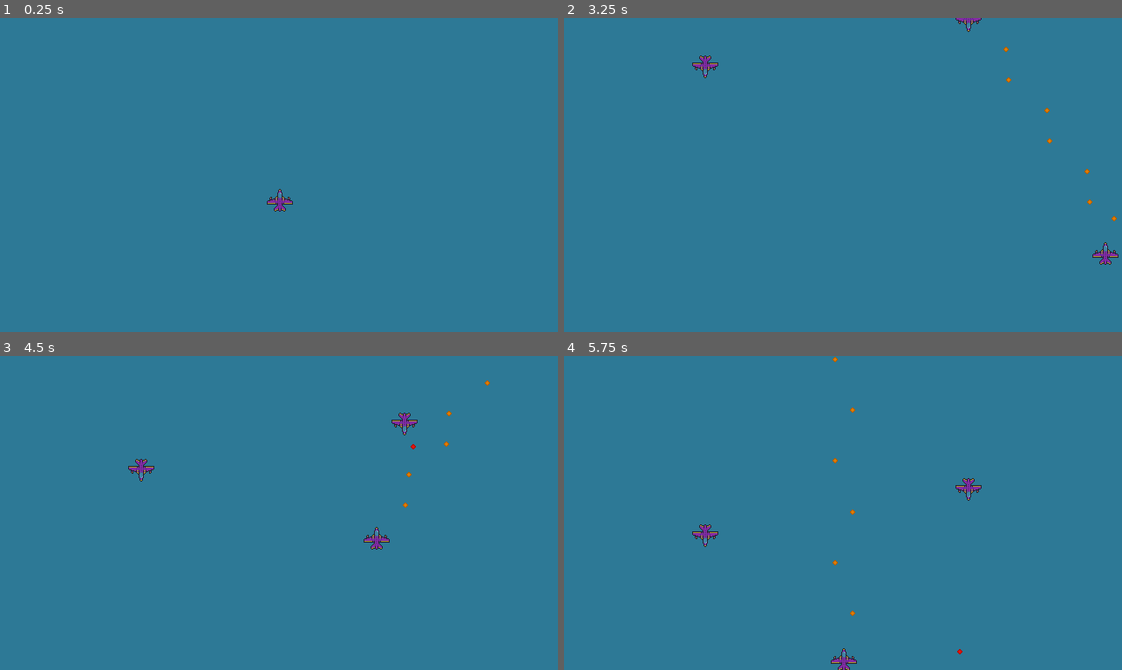
Above: before the commit, frames 1-4 (two rows, left to right).
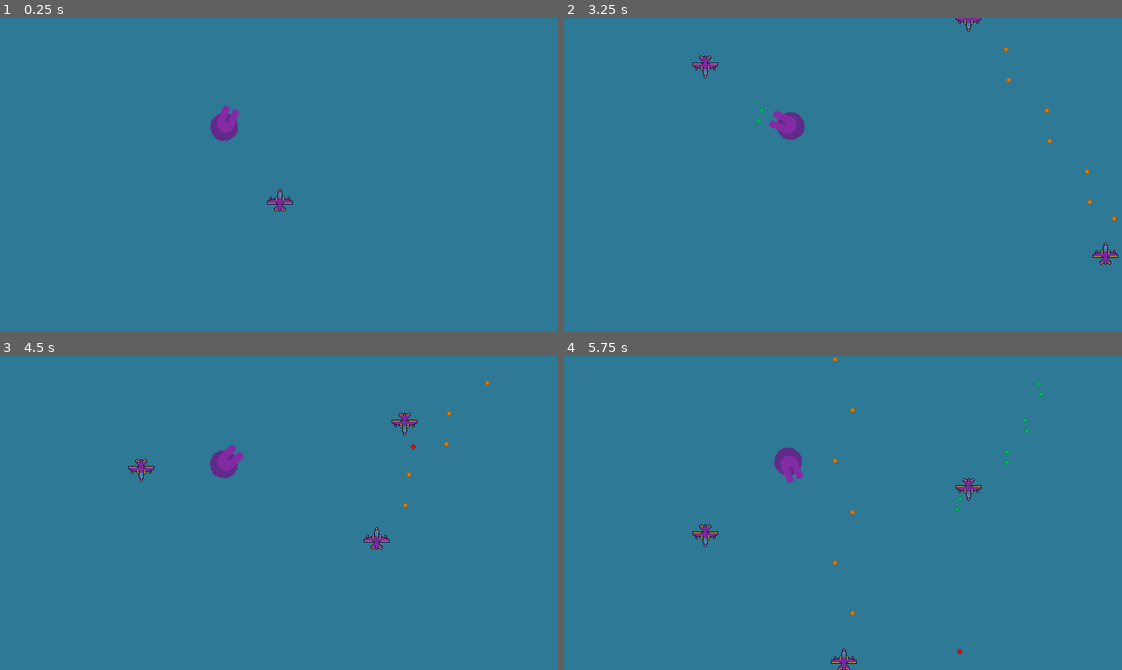
Above: after the commit, the same moments.

Repository: Nekupa-Studio/PlaneGame
Game: Godot game, scene res://scenes/prototype.tscn
Same seed, same stepped clock (60 frames per second), same inputs: the game is played once before the commit and once after it.
Inputs:
- Up to frame 1 (0.25 s): no input
- Up to frame 2 (3.25 s): hold Right (right) 0.53-1.28 s; hold Space (shoot) 0.53-1.28 s; hold Down (down) 1.28-2.03 s; tap Space (shoot) at 1.35, 2.85 s; hold Right (right) 2.03-2.78 s; hold Space (shoot) 2.03-2.78 s; hold Up (up) from 2.78 s (still down)
- Up to frame 3 (4.5 s): release Up (up) at 3.53 s; hold Space (shoot) 3.53-4.28 s; hold Left (left) from 3.53 s (still down); tap Space (shoot) at 4.35 s
- Up to frame 4 (5.75 s): release Left (left) at 5.03 s; hold Down (down) from 5.03 s (still down); hold Space (shoot) from 5.03 s (still down)

The runs differ from the first frame. In frame 1, 0.4% of the frame differs, in the area x 37-43%, y 27-40%; in frame 2, 0.4%; in frame 3, 0.4%; in frame 4, 0.5%, in the area x 37-86%, y 8-50%.

Commit message:
updated VisionSystem and added rudimentary turret

Diff:
--- /dev/null
+++ b/assets/resources/bullets/proto_turret_bullet.tres
@@ -0,0 +1,14 @@
+[gd_resource type="Resource" script_class="BulletResource" load_steps=2 format=3 uid="uid://tnnjqh0soqdc"]
+
+[ext_resource type="Script" uid="uid://wqivct5bd50b" path="res://scripts/resources/bullet_ressource.gd" id="1_28se6"]
+
+[resource]
+script = ExtResource("1_28se6")
+modulate = Color(1.92523e-06, 0.811577, 0.471021, 1)
+damage = 1.0
+speed = 300.0
+piercing_power = 1
+bullet_range = 500.0
+firing_mode = 1
+cooldown = 0.075
+metadata/_custom_type_script = "uid://wqivct5bd50b"
--- /dev/null
+++ b/assets/scenes/base_turret.tscn
@@ -0,0 +1,50 @@
+[gd_scene load_steps=8 format=3 uid="uid://c2tkrmaa7xjks"]
+
+[ext_resource type="Script" uid="uid://dlnpg84ibcin8" path="res://scripts/handlers/turret_handler.gd" id="1_7uvba"]
+[ext_resource type="Script" uid="uid://d1h4iyr58cgx6" path="res://scripts/systems/vision_system.gd" id="2_qxnqt"]
+[ext_resource type="Script" uid="uid://br5ymhmeeio48" path="res://scripts/systems/shooting_system.gd" id="3_d7xgu"]
+[ext_resource type="Resource" uid="uid://tnnjqh0soqdc" path="res://assets/resources/bullets/proto_turret_bullet.tres" id="4_qxnqt"]
+[ext_resource type="Texture2D" uid="uid://ryw3ycvsekcd" path="res://imports/autogun-placeholder.png" id="5_j135f"]
+[ext_resource type="Script" uid="uid://qrc67qkjq0kj" path="res://scripts/types/sight_zone.gd" id="6_qxnqt"]
+[ext_resource type="Script" uid="uid://bytie10x37gad" path="res://scripts/types/firing_point.gd" id="6_v06l7"]
+
+[node name="BaseTurret" type="CharacterBody2D"]
+script = ExtResource("1_7uvba")
+actor_type = 1
+
+[node name="VisionSystem" type="Node2D" parent="." node_paths=PackedStringArray("sight_area")]
+script = ExtResource("2_qxnqt")
+sight_area = NodePath("../SightZone")
+target_mask = -1
+metadata/_custom_type_script = "uid://d1h4iyr58cgx6"
+
+[node name="ShootingSystem" type="Node2D" parent="." node_paths=PackedStringArray("firing_points")]
+script = ExtResource("3_d7xgu")
+bullet_data = ExtResource("4_qxnqt")
+firing_points = [NodePath("../LeftGun"), NodePath("../RightGun")]
+metadata/_custom_type_script = "uid://br5ymhmeeio48"
+
+[node name="Sprite" type="Sprite2D" parent="."]
+texture = ExtResource("5_j135f")
+offset = Vector2(0.06, -6.305)
+
+[node name="SightZone" type="Area2D" parent="."]
+position = Vector2(0, -1)
+script = ExtResource("6_qxnqt")
+metadata/_custom_type_script = "uid://qrc67qkjq0kj"
+
+[node name="SightPolygon" type="CollisionPolygon2D" parent="SightZone"]
+polygon = PackedVector2Array(-8, -7, -64, -255, 64, -255, 8, -7)
+
+[node name="LeftGun" type="Node2D" parent="."]
+position = Vector2(-6, -20)
+script = ExtResource("6_v06l7")
+metadata/_custom_type_script = "uid://bytie10x37gad"
+
+[node name="RightGun" type="Node2D" parent="."]
+position = Vector2(6, -20)
+script = ExtResource("6_v06l7")
+metadata/_custom_type_script = "uid://bytie10x37gad"
+
+[connection signal="enemy_detected" from="VisionSystem" to="." method="_on_vision_system_enemy_detected"]
+[connection signal="enemy_lost" from="VisionSystem" to="." method="_on_vision_system_enemy_lost"]
--- a/assets/scenes/enemy.tscn
+++ b/assets/scenes/enemy.tscn
@@ -7,6 +7,7 @@
 [ext_resource type="Texture2D" uid="uid://cw2miafgklw1j" path="res://imports/plane.png" id="4_icab4"]
 [ext_resource type="Script" uid="uid://d1h4iyr58cgx6" path="res://scripts/systems/vision_system.gd" id="4_npimb"]
 [ext_resource type="Resource" uid="uid://b1m4fcs46ho67" path="res://assets/resources/planes/enemy_plane.tres" id="5_icab4"]
+[ext_resource type="Script" uid="uid://qrc67qkjq0kj" path="res://scripts/types/sight_zone.gd" id="8_4t03u"]
 [ext_resource type="Script" uid="uid://bytie10x37gad" path="res://scripts/types/firing_point.gd" id="8_npimb"]
 
 [sub_resource type="CapsuleShape2D" id="CapsuleShape2D_npimb"]
@@ -45,6 +46,8 @@
 debug_color = Color(1, 0.0901961, 0.0588235, 0.419608)
 
 [node name="SightArea" type="Area2D" parent="."]
+script = ExtResource("8_4t03u")
+metadata/_custom_type_script = "uid://qrc67qkjq0kj"
 
 [node name="SightZone" type="CollisionPolygon2D" parent="SightArea"]
 polygon = PackedVector2Array(-3, 12, 3, 12, 16, 280, -16, 280)
--- a/scenes/prototype.tscn
+++ b/scenes/prototype.tscn
@@ -1,7 +1,8 @@
-[gd_scene load_steps=3 format=3 uid="uid://e553t15x35cj"]
+[gd_scene load_steps=4 format=3 uid="uid://e553t15x35cj"]
 
 [ext_resource type="PackedScene" uid="uid://c554anqe0gulh" path="res://assets/scenes/player_plane.tscn" id="1_ixygg"]
 [ext_resource type="PackedScene" uid="uid://wob7b3l145q" path="res://assets/scenes/enemy.tscn" id="2_20kwy"]
+[ext_resource type="PackedScene" uid="uid://c2tkrmaa7xjks" path="res://assets/scenes/base_turret.tscn" id="3_nhfup"]
 
 [node name="Prototype" type="Node2D"]
 
@@ -13,3 +14,6 @@
 
 [node name="Enemy2" parent="." instance=ExtResource("2_20kwy")]
 position = Vector2(464, -192)
+
+[node name="BaseTurret" parent="." instance=ExtResource("3_nhfup")]
+position = Vector2(258, 123)
--- /dev/null
+++ b/scripts/handlers/turret_handler.gd
@@ -0,0 +1,17 @@
+class_name BaseTurret
+extends GameActor
+
+var shooting = false
+
+func _physics_process(delta: float) -> void:
+	rotate(delta * PI / 2)
+
+	if shooting:
+		$ShootingSystem.fire()
+
+
+func _on_vision_system_enemy_detected(enemy: GameActor) -> void:
+	shooting = true
+
+func _on_vision_system_enemy_lost(enemy: GameActor) -> void:
+	shooting = false
--- a/scripts/systems/vision_system.gd
+++ b/scripts/systems/vision_system.gd
@@ -8,7 +8,7 @@
 signal enemy_detected(enemy: GameActor)
 signal enemy_lost(enemy: GameActor)
 
-@export var sight_area: Area2D
+@export var sight_area: SightZone
 @export var target_mask := GameActor.ACTOR_TYPES.PLAYER
 
 func seeking_behavior(col: GameActor) -> void:
@@ -22,7 +22,12 @@
 
 func handle_area(area, entering):
 	var col = area.get_parent()
-	var is_target = col is GameActor and col.actor_type == target_mask
+	var is_target = (
+		col is GameActor and
+		col.actor_type == target_mask and
+		not area is SightZone
+	)
+
 	if not is_target: return
 
 	if entering: seeking_behavior(col)
--- a/scripts/types/firing_point.gd
+++ b/scripts/types/firing_point.gd
@@ -8,8 +8,21 @@
 
 var direction: Vector2 : get = get_fire_direction
 
+@onready var parent: GameActor = get_parent()
+
+func _ready() -> void:
+	var err_mess := "Invalid parent for FiringPoint at %s (should be GameActor)" % get_path()
+	assert(parent is GameActor, err_mess)
+
 func get_fire_direction() -> Vector2:
-	var dir = Vector2.from_angle(deg_to_rad(angle))
+
+	var final_angle: float = deg_to_rad(angle)
+
+	# This takes into account parent rotation if not in editor.
+	# Substraction since we have opposite rotation system with Godot.
+	final_angle -= parent.rotation if not Engine.is_editor_hint() else 0
+
+	var dir = Vector2.from_angle(final_angle)
 	dir.y *= -1
 	return dir
 
--- /dev/null
+++ b/scripts/types/sight_zone.gd
@@ -0,0 +1,10 @@
+# =============================================================
+#
+## As of now, this class is pure abstraction to use duck typing
+## in vision system.
+#
+# =============================================================
+
+@icon("res://imports/editor_icons/eye_height.png")
+class_name SightZone
+extends Area2D
Not shown: 1 places in assets/scenes/enemy.tscn that only renumber resources
Not shown, added: scripts/handlers/turret_handler.gd.uid
Not shown, added: scripts/types/sight_zone.gd.uid
